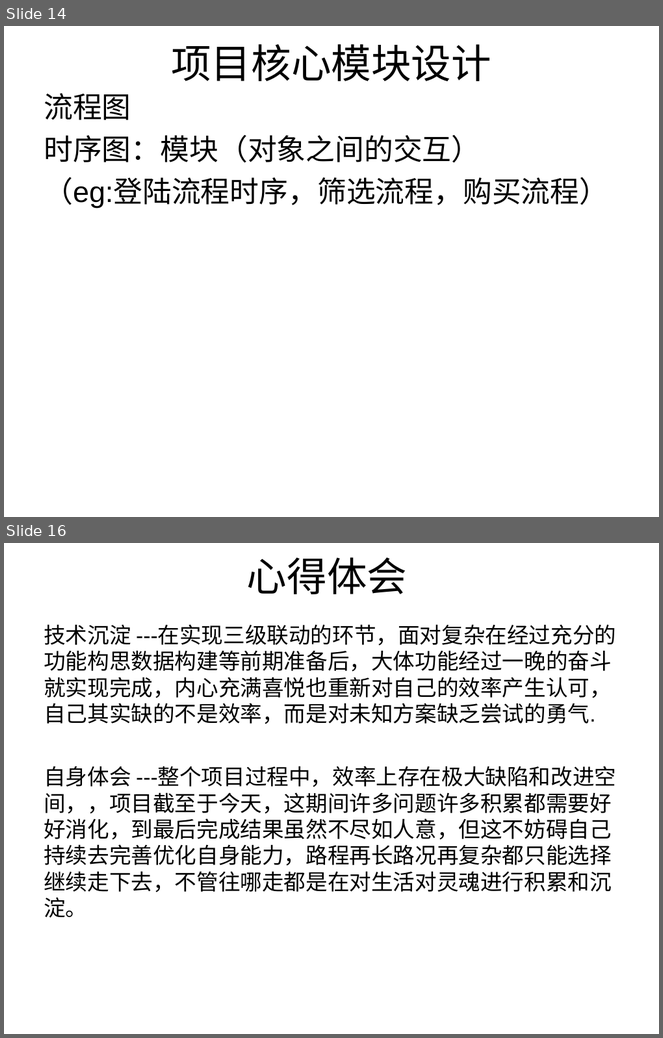
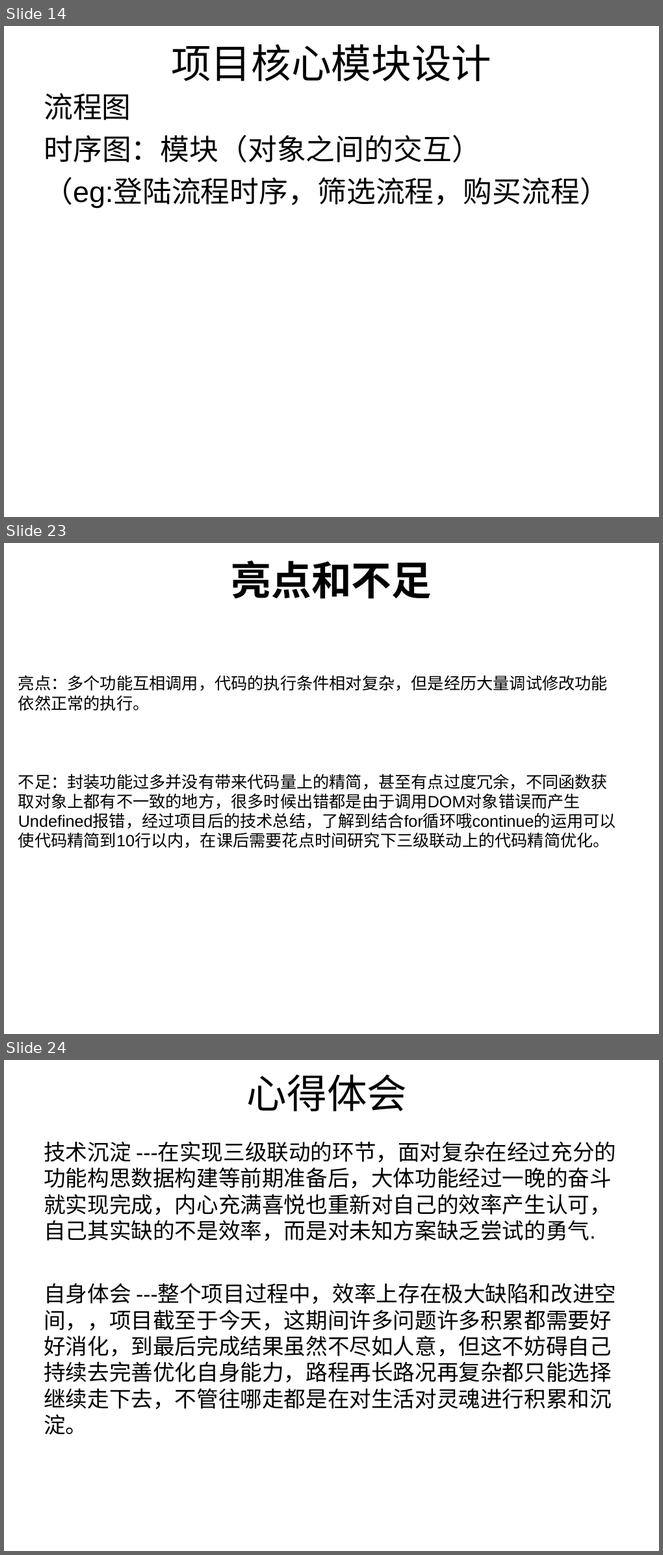
Before and after one commit to chuntong007/CY-work, a slide deck: 一阶项目文件/hx180310林春通一阶评审ppt模板.ppt. Shown one above the other, each under a label of ours: slides 14 and 16 before the commit, slides 14, 23 and 24 after it; the slides between them are not shown. The pictures are 663x1038 and 663x1555 pixels, drawn with LibreOffice and Linux fonts; fonts in the diff are those of the drawing; background and template pictures are left out. Boxes give left, top, right and bottom in pixels: in the first picture for what was removed or moved away, otherwise in the second. Text is boxed around its words. In the diff, an @@ line names an element or a change of style, - is before the commit and + after.

```diff
--- a/一阶项目文件/hx180310林春通一阶评审ppt模板.ppt
+++ b/一阶项目文件/hx180310林春通一阶评审ppt模板.ppt
@@ slide 23 added at (x1=4, y1=543, x2=659, y2=1034), background picture (left out) @@
@@ title added at (x1=232, y1=561, x2=432, y2=599), 44 pt, text #000000, bold @@
+亮点和不足
@@ text added at (x1=18, y1=675, x2=616, y2=849), 18 pt, text #000000 @@
+亮点：多个功能互相调用，代码的执行条件相对复杂，但是经历大量调试修改功能依然正常的执行。
+不足：封装功能过多并没有带来代码量上的精简，甚至有点过度冗余，不同函数获取对象上都有不一致的地方，很多时候出错都是由于调用DOM对象错误而产生Undefined报错，经过项目后的技术总结，了解到结合for循环哦continue的运用可以使代码精简到10行以内，在课后需要花点时间研究下三级联动上的代码精简优化。
@@ what was slide 16 is now slide 24 @@
```
Also in this commit, not shown: 7 slides changed, 8 other slides added, 1 slide removed, 6 other files.
